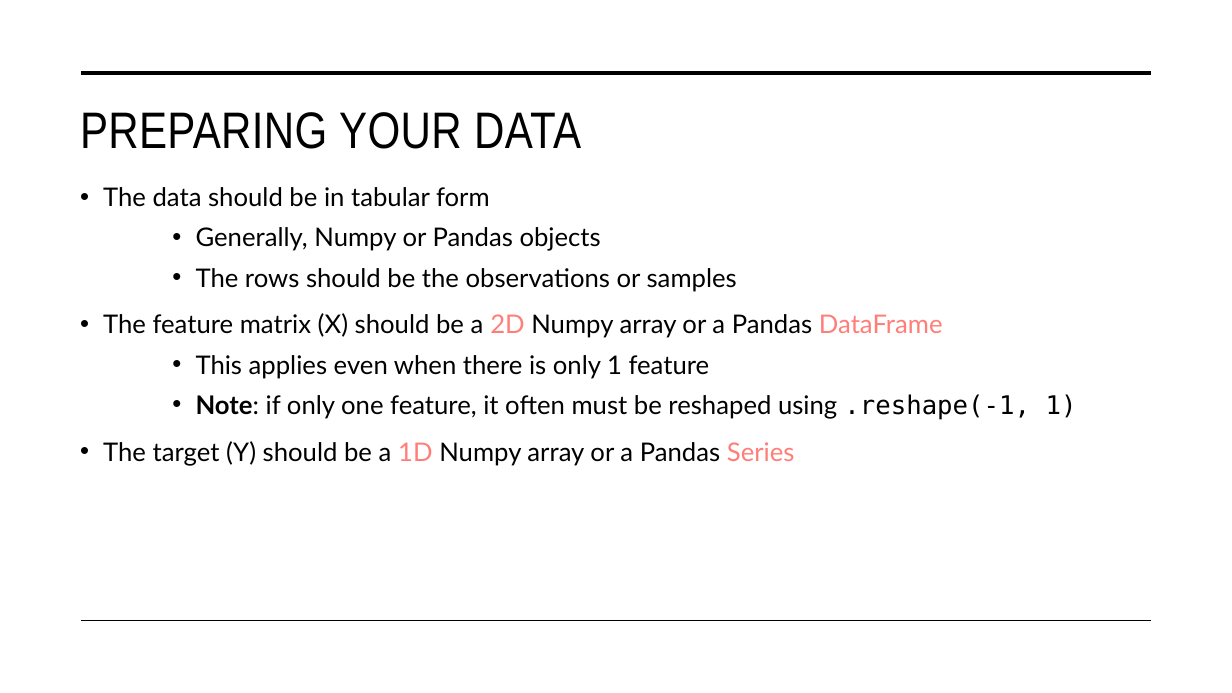
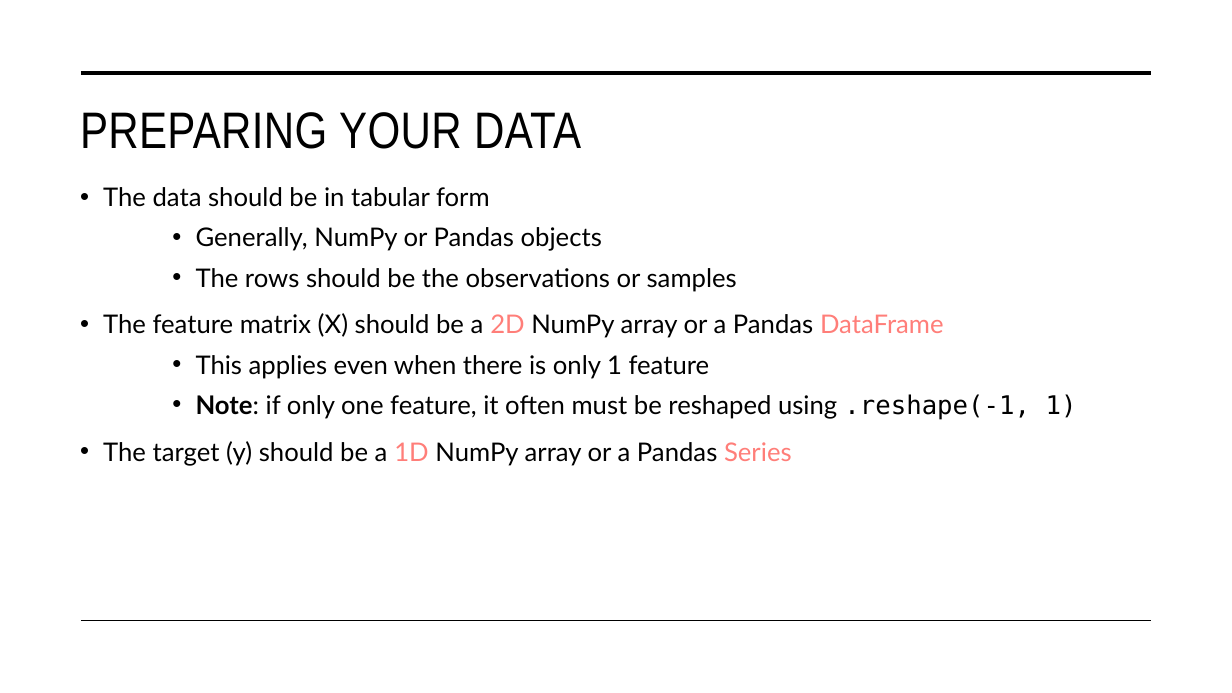
Before and after one commit to STAT-486-Fall-2026/course-content, a slide deck: slide 10 of slides/03-intro-to-sklearn.pptx (slide 9 before the commit). Drawn at 1232x693 pixels with LibreOffice and Linux fonts; fonts in the diff are those of the drawing. Boxes give left, top, right and bottom in pixels: in the first picture for what was removed or moved away, otherwise in the second. Text is boxed around its words. In the diff, an @@ line names an element or a change of style, - is before the commit and + after.

```diff
--- a/slides/03-intro-to-sklearn.pptx
+++ b/slides/03-intro-to-sklearn.pptx
@@ text at box(196, 227, 602, 251): text changed @@
-    • Generally, Numpy or Pandas objects
+    • Generally, NumPy or Pandas objects
@@ text at box(103, 313, 944, 338): text changed @@
-• The feature matrix (X) should be a 2D Numpy array or a Pandas DataFrame
+• The feature matrix (X) should be a 2D NumPy array or a Pandas DataFrame
@@ text at box(103, 441, 792, 466): text changed @@
-• The target (Y) should be a 1D Numpy array or a Pandas Series
+• The target (y) should be a 1D NumPy array or a Pandas Series
```
Also in this commit, not shown: 5 other slides changed, 2 slides added, 1 other file.
